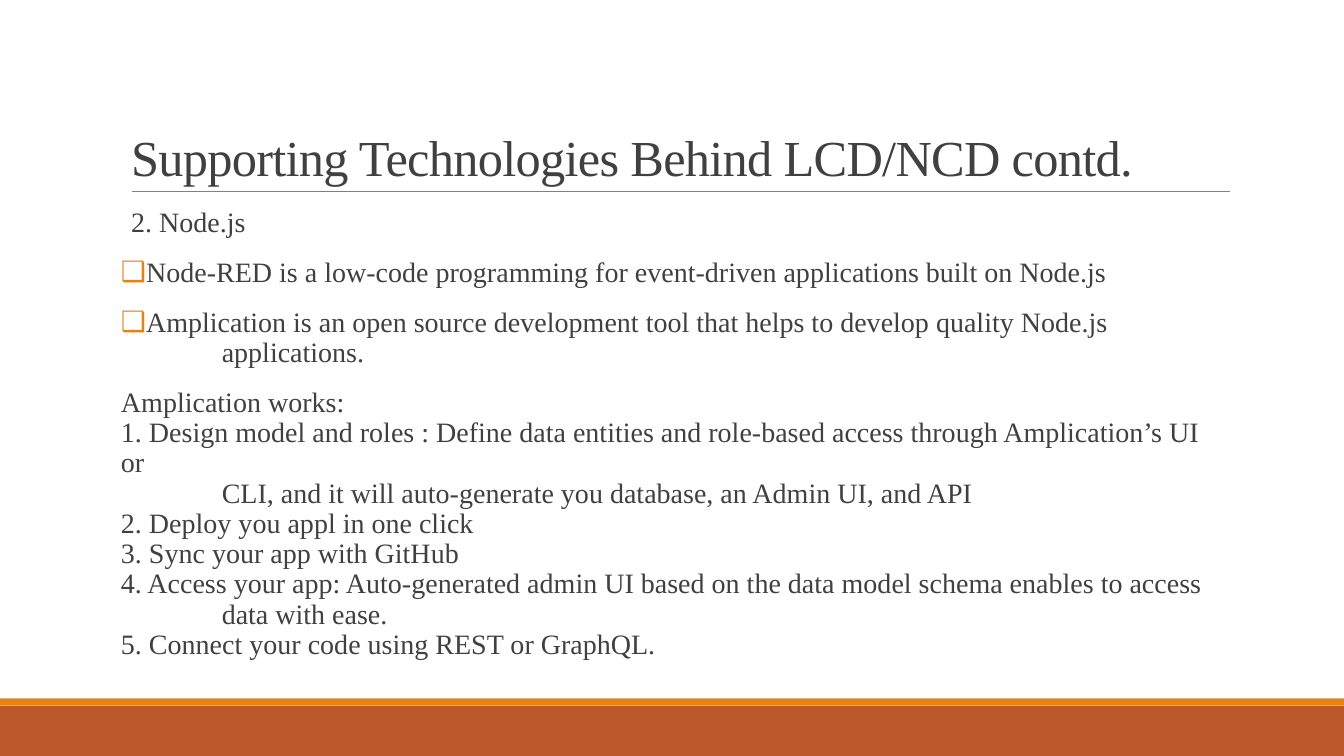
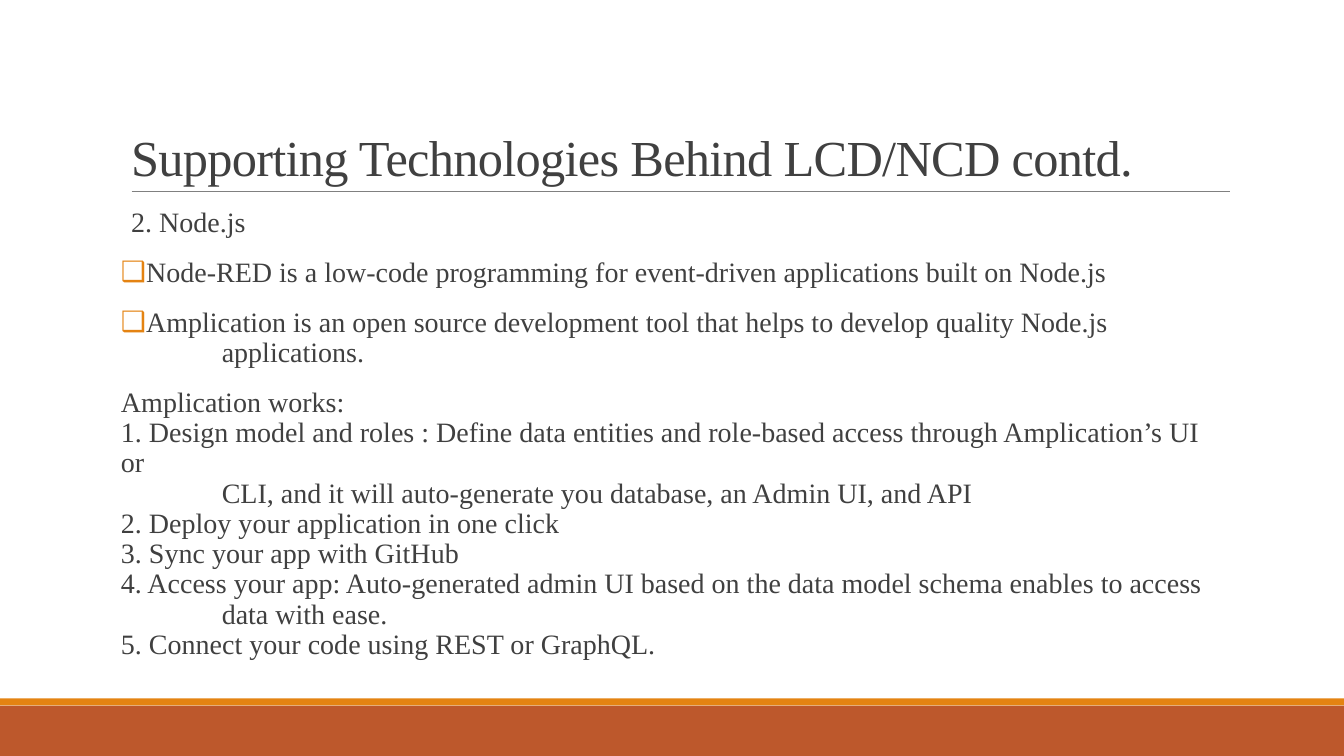
Before and after one commit to Ravishka123/Lectures_And_Talks, a slide deck: slide 11 of No-Code_Low-Code Development/No-Code_Low-Code Development.pptx. Drawn at 1344x756 pixels with LibreOffice and Linux fonts; fonts in the diff are those of the drawing. Boxes give left, top, right and bottom in pixels: in the first picture for what was removed or moved away, otherwise in the second. Text is boxed around its words. In the diff, an @@ line names an element or a change of style, - is before the commit and + after.

```diff
--- a/No-Code_Low-Code Development/No-Code_Low-Code Development.pptx
+++ b/No-Code_Low-Code Development/No-Code_Low-Code Development.pptx
@@ text at box(121, 392, 1202, 659): text changed @@
-Amplication works:
-1. Design model and roles : Define data entities and role-based access through Amplication’s UI or
-CLI, and it will auto-generate you database, an Admin UI, and API
-2. Deploy you appl in one click
-3. Sync your app with GitHub
-4. Access your app: Auto-generated admin UI based on the data model schema enables to access
-data with ease.
-5. Connect your code using REST or GraphQL.
+Amplication works:
+1. Design model and roles : Define data entities and role-based access through Amplication’s UI or
+CLI, and it will auto-generate you database, an Admin UI, and API
+2. Deploy your application in one click
+3. Sync your app with GitHub
+4. Access your app: Auto-generated admin UI based on the data model schema enables to access
+data with ease.
+5. Connect your code using REST or GraphQL.
```
Also in this commit, not shown: 7 other slides changed, 4 slides added, 1 other file.
